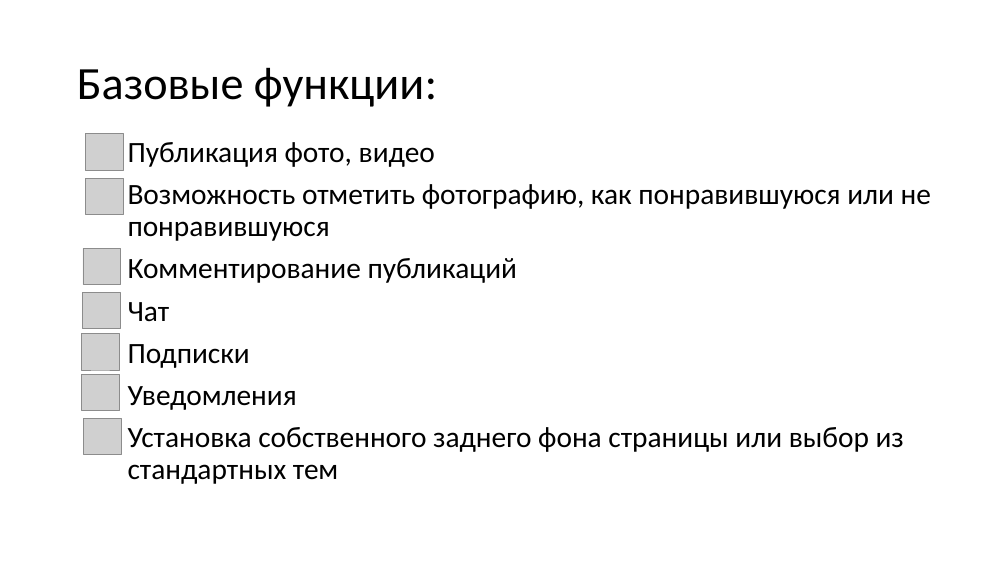
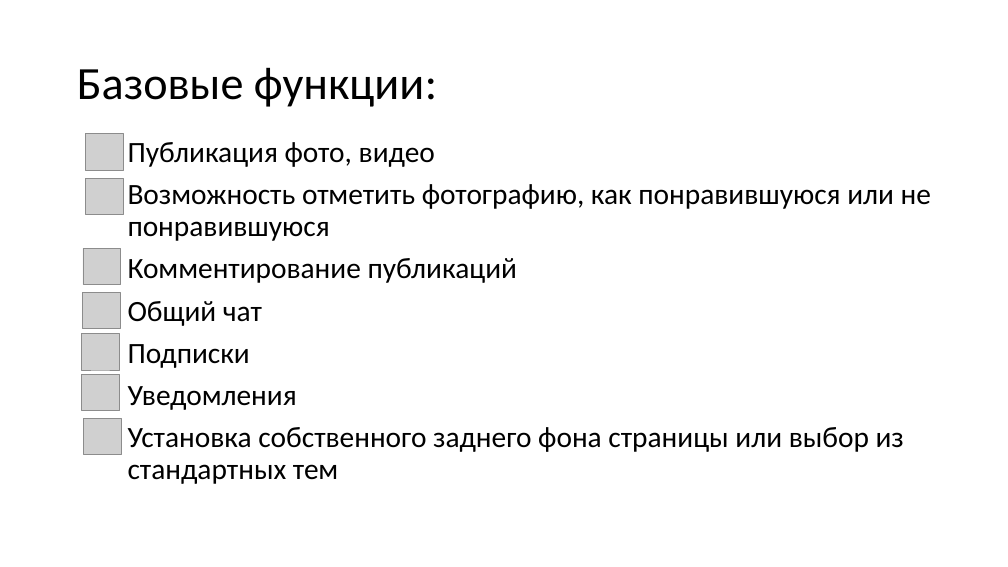
Before and after one commit to lemm17/gachigram, a slide deck: slide 7 of Презентации/3/3.pptx. Drawn at 1008x567 pixels with LibreOffice and Linux fonts; fonts in the diff are those of the drawing; grey boxes stand for pictures. Boxes give left, top, right and bottom in pixels: in the first picture for what was removed or moved away, otherwise in the second. Text is boxed around its words. In the diff, an @@ line names an element or a change of style, - is before the commit and + after.

```diff
--- a/Презентации/3/3.pptx
+++ b/Презентации/3/3.pptx
@@ text at [128, 301, 262, 326]: text changed @@
-• Чат
+• Общий чат
```
Also in this commit, not shown: 4 other slides changed, 1 other file.
